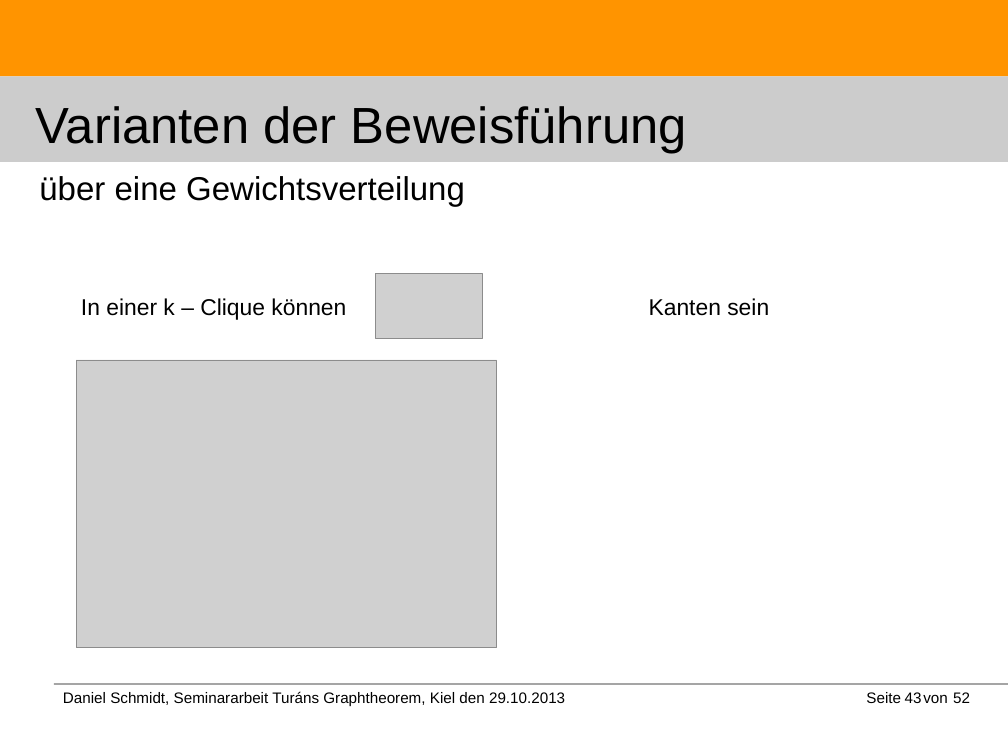
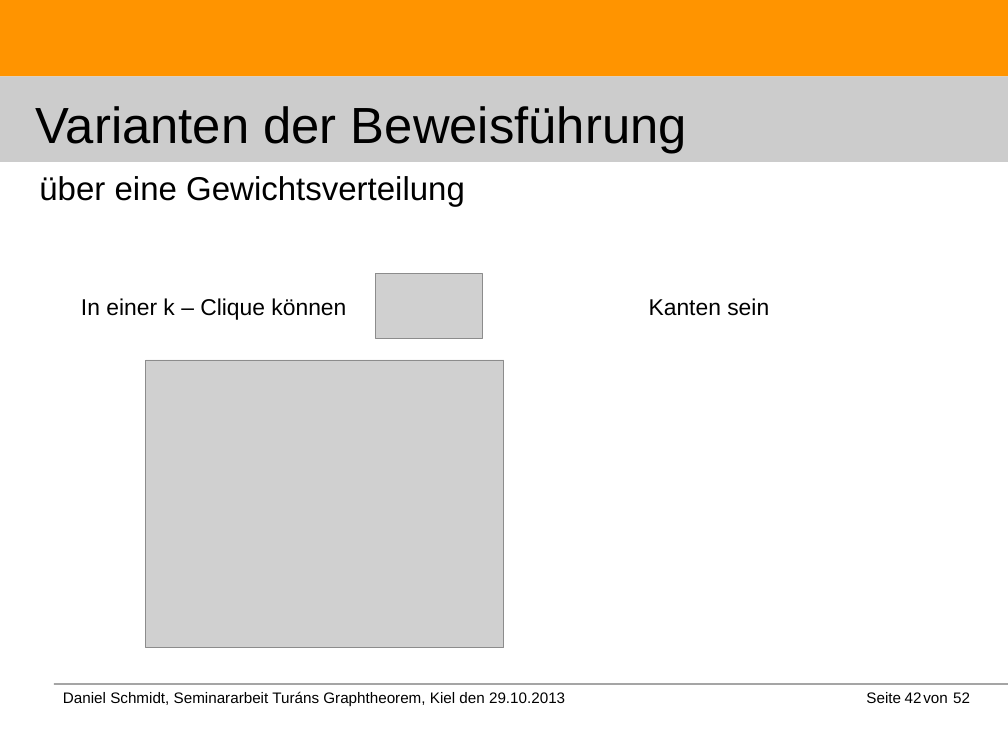
Before and after one commit to DanielMSchmidt/kombinatorik, a slide deck: slide 42 of Kombinatorik.odp (slide 43 before the commit). Drawn at 1008x756 pixels with LibreOffice and Linux fonts; fonts in the diff are those of the drawing; grey boxes stand for pictures. Boxes give left, top, right and bottom in pixels: in the first picture for what was removed or moved away, otherwise in the second. Text is boxed around its words. In the diff, an @@ line names an element or a change of style, - is before the commit and + after.

```diff
--- a/Kombinatorik.odp
+++ b/Kombinatorik.odp
@@ picture: place and size @@
-picture at (76, 360, 497, 649)
+picture at (146, 360, 505, 649)
@@ page number at (905, 692, 922, 703): text changed @@
-43
+42
```
Also in this commit, not shown: 6 other slides changed, 1 slide added, 1 slide removed, 2 other files.
